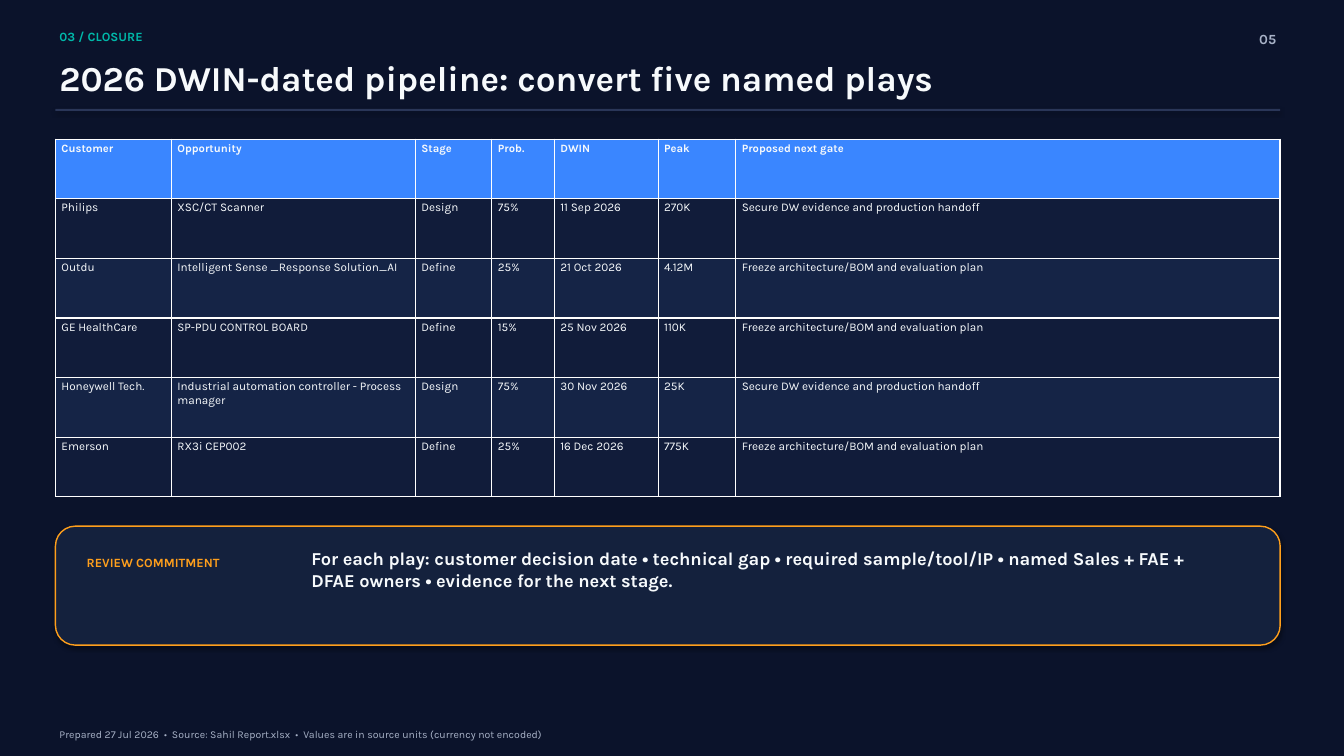
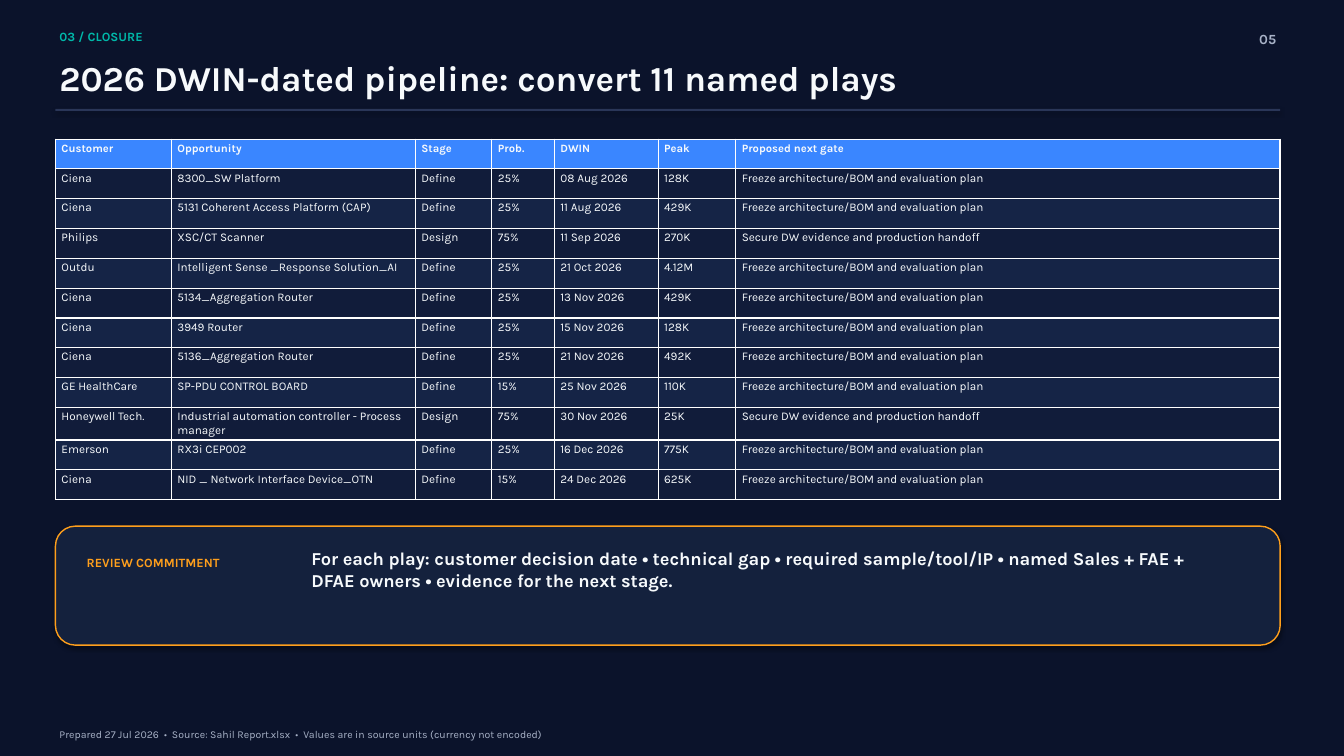
Before and after one commit to sahilpat28/Cursor_Sahil, a slide deck: slide 5 of qbr/output/Sahil_QBR_2026-07-29.pptx. Drawn at 1344x756 pixels with LibreOffice and Linux fonts; fonts in the diff are those of the drawing. Boxes give left, top, right and bottom in pixels: in the first picture for what was removed or moved away, otherwise in the second. Text is boxed around its words. In the diff, an @@ line names an element or a change of style, - is before the commit and + after.

```diff
--- a/qbr/output/Sahil_QBR_2026-07-29.pptx
+++ b/qbr/output/Sahil_QBR_2026-07-29.pptx
@@ text at <box>59,66,896,100</box>: text changed @@
-2026 DWIN-dated pipeline: convert five named plays
+2026 DWIN-dated pipeline: convert 11 named plays
@@ table at <box>55,139,1280,497</box> @@
+row 2: Ciena | 8300_SW Platform | Define | 25% | 08 Aug 2026 | 128K | Freeze architecture/BOM and evaluation plan
+row 3: Ciena | 5131 Coherent Access Platform (CAP) | Define | 25% | 11 Aug 2026 | 429K | Freeze architecture/BOM and evaluation plan
+row 6: Ciena | 5134_Aggregation Router | Define | 25% | 13 Nov 2026 | 429K | Freeze architecture/BOM and evaluation plan
+row 7: Ciena | 3949 Router | Define | 25% | 15 Nov 2026 | 128K | Freeze architecture/BOM and evaluation plan
+row 8: Ciena | 5136_Aggregation Router | Define | 25% | 21 Nov 2026 | 492K | Freeze architecture/BOM and evaluation plan
+row 12: Ciena | NID _ Network Interface Device_OTN | Define | 15% | 24 Dec 2026 | 625K | Freeze architecture/BOM and evaluation plan
```
Also in this commit, not shown: 10 other slides changed, 3 other files.
